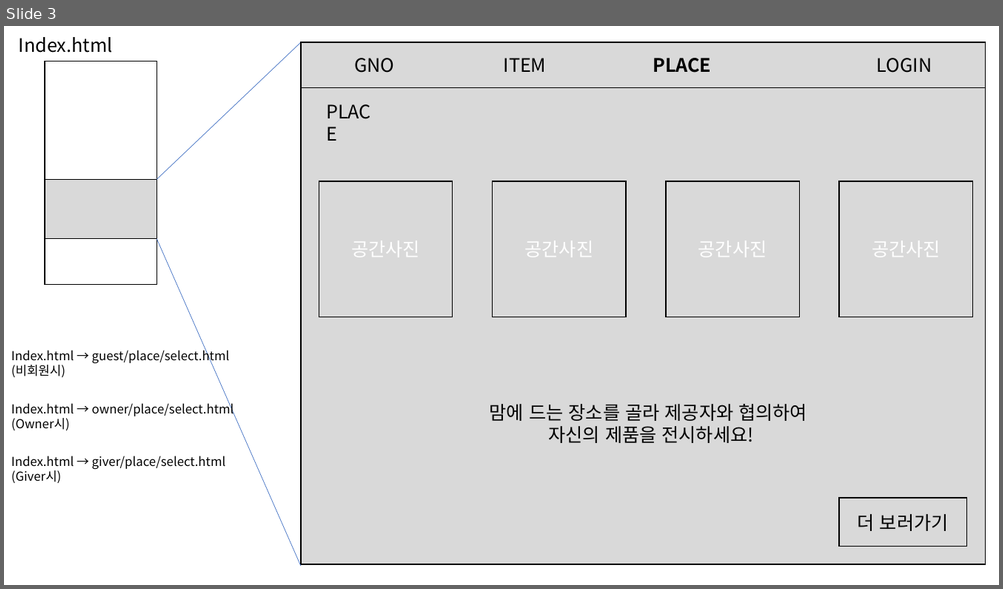
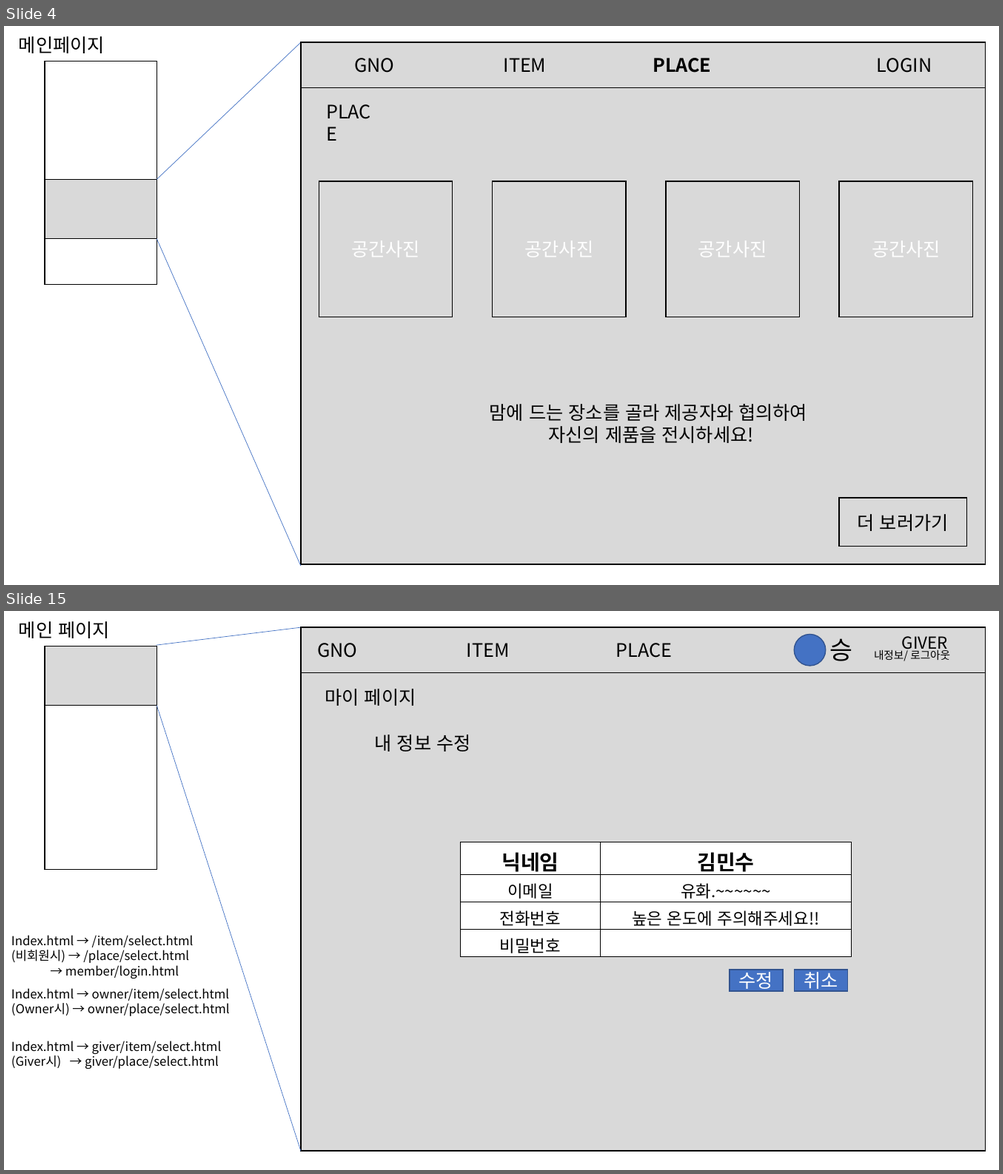
Before and after one commit to bigwin26/spring, a slide deck: GNO/3조 메인페이지 디자인.pptx. Shown one above the other, each under a label of ours: slide 3 before the commit, slides 4 and 15 after it; the slides between them are not shown. The pictures are 1003x589 and 1003x1174 pixels, drawn with LibreOffice and Linux fonts; fonts in the diff are those of the drawing. Boxes give left, top, right and bottom in pixels: in the first picture for what was removed or moved away, otherwise in the second. Text is boxed around its words. In the diff, an @@ line names an element or a change of style, - is before the commit and + after.

Commit message:
ppt 수정

```diff
--- a/GNO/3조 메인페이지 디자인.pptx
+++ b/GNO/3조 메인페이지 디자인.pptx
@@ slide 15 added at [4,611,999,1170], background #FFFFFF @@
@@ text added at [19,621,110,638], 18 pt, text #000000 @@
+메인 페이지
@@ line added from (156, 645) to (301, 627), #4472C4 0.5 pt @@
@@ rectangle added at [301,627,985,1151], fill #D9D9D9, outline #000000 1 pt, 18 pt, text #FFFFFF @@
+.
@@ rectangle added at [301,627,985,673], fill #D9D9D9, outline #000000 1 pt, 18 pt, text #000000 @@
+GNO ITEM PLACE
@@ rectangle added at [45,646,157,870], fill #FFFFFF, outline #000000 1 pt @@
@@ rectangle added at [45,646,157,706], fill #D9D9D9, outline #000000 1 pt @@
@@ ellipse added at [794,634,825,666], fill #4472C4, outline #325491 1 pt @@
@@ text added at [830,638,950,661], 10.5 pt, text #000000 @@
+승 내정보/ 로그아웃
@@ text added at [902,636,948,652], 16 pt, text #000000 @@
+GIVER
@@ text added at [324,689,416,706], 18 pt, text #000000 @@
+마이 페이지
@@ line added from (157, 706) to (301, 1151), #4472C4 0.5 pt @@
@@ text added at [375,735,470,752], 18 pt, text #000000 @@
+내 정보 수정
@@ table added at [460,843,851,957], 4 rows, 2 columns @@
+닉네임 | 김민수
+이메일 | 유화.~~~~~~
+전화번호 | 높은 온도에 주의해주세요!!
+비밀번호 | 
@@ text added at [11,935,193,980], 12 pt, text #000000 @@
+Index.html → /item/select.html
+(비회원시) → /place/select.html
+→ member/login.html
@@ rectangle added at [729,970,782,991], fill #4472C4, outline #325491 1 pt, 18 pt, text #FFFFFF @@
+수정
@@ rectangle added at [794,970,847,991], fill #4472C4, outline #325491 1 pt, 18 pt, text #FFFFFF @@
+취소
@@ text added at [11,988,230,1017], 12 pt, text #000000 @@
+Index.html → owner/item/select.html
+(Owner시) → owner/place/select.html
@@ text added at [11,1041,222,1070], 12 pt, text #000000 @@
+Index.html → giver/item/select.html
+(Giver시) → giver/place/select.html
@@ what was slide 3 is now slide 4 @@
@@ slide 4 changed as well @@
@@ text at [19,36,105,53]: text changed @@
-Index.html
+메인페이지
@@ text removed at [11,348,230,378] @@
-Index.html → guest/place/select.html
-(비회원시)
@@ text removed at [11,401,234,431] @@
-Index.html → owner/place/select.html
-(Owner시)
@@ text removed at [11,456,226,483] @@
-Index.html → giver/place/select.html
-(Giver시)
```
Also in this commit, not shown: 2 other slides changed, 16 other slides added, 1 other file.
